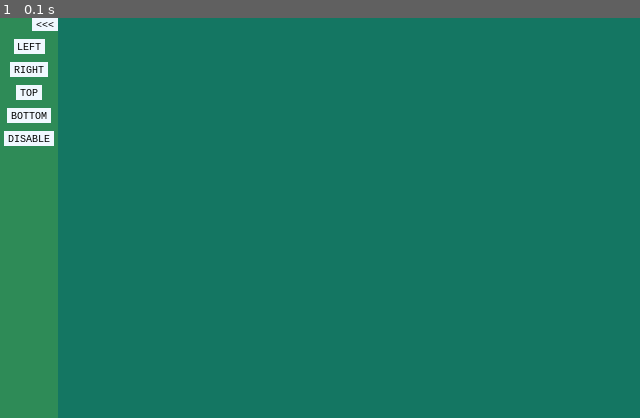
Above: before the commit, frame 1.
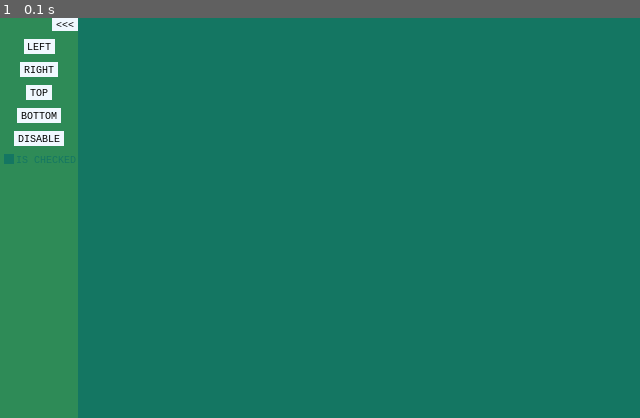
Above: after the commit, the same moment.

Repository: alexetsnyder/OuroborosPython
Game: pygame game, started from Pygame/Maps/IslandMaps/controls.py
Same seed, same stepped clock (60 frames per second), same inputs: the game is played once before the commit and once after it.
Inputs:
- Up to frame 1 (0.1 s): no input

The runs differ from the first frame. In frame 1, 4.0% of the frame differs, in the area x 0-13%, y 0-100%.

Commit message:
Reworte go to fix CheckBox
Checkbox transparancy from a prevous project doesn't work here, so I rewrote the rect class to work, but needs to have the disabled, and enabled colors set correctly.

Diff:
--- a/Pygame/Maps/IslandMaps/controls.py
+++ b/Pygame/Maps/IslandMaps/controls.py
@@ -2,35 +2,22 @@
 import go, imp, events
 from structs import *
 
-class Control:
+class Control (go.Rect):
 	def __init__(self, left_top, size, is_visible=True, is_enabled=True, enabled_color=Color.ALICE_BLUE, disabled_color=Color.LIGHT_GREY):
 		self.mw, self.mh = self.margins = (8, 8)
 		self.enabled_color = enabled_color
 		self.disabled_color = disabled_color
 		self.set_enabled(is_enabled)
 		self.set_visibility(is_visible)
+		super().__init__(left_top, size)
 		self.set_size(size)
 		self.set_position(left_top)
 
-	def set_size(self, size):
-		self.w, self.h = self.size = size
-
-	def set_position(self, left_top):
-		self.left, self.top = self.left_top = left_top
-		self.right, self.bottom = self.right_bottom = self.left + self.w, self.top + self.h
-		self.left_bottom = self.left, self.bottom
-		self.right_top = self.right, self.top
-		self.x, self.y = self.center = self.left + self.w // 2, self.top + self.h // 2
-
 	def set_visibility(self, is_visible):
 		self.is_visible = is_visible
 
 	def set_enabled(self, is_enabled):
 		self.is_enabled = is_enabled
-
-	def center_on(self, pos):
-		x, y = pos
-		self.set_position((x - self.w // 2, y - self.h // 2))
 
 	def get_color(self):
 		if self.is_enabled:
@@ -262,6 +249,55 @@
 			for control in self.controls:
 				control.draw(surface)
 
+class CheckBox (Control):
+	def __init__(self, lbl_str, left_top=(0, 0), on_checked=None, color=Color.TEAL_FELT, checked_color=Color.BLACK):
+		self.is_checked = False
+		self.checked_color = checked_color
+		self.on_checked = on_checked
+		self.font_info = go.FontInfo(font_size=10, font_color=Color.BLACK)
+		self.lbl_text = go.RenderText(lbl_str, self.font_info)
+		self.check_box = go.Rect(left_top, (10, 10), color=color, width=1)
+		self.fill_box = go.Rect(left_top, (10, 10), color=checked_color)
+		super().__init__(left_top, tuple(x + 10 for x in self.lbl_text.size), enabled_color=color)
+		self.wire_events()
+
+	def wire_events(self):
+		imp.IMP().add_listener(events.MouseLeftButtonDownEvent().listen(self.on_mouse_left_button_down))
+
+	def set_position(self, left_top):
+		super().set_position(left_top)
+		self.check_box.set_position(left_top)
+		self.fill_box.set_position(left_top)
+		self.lbl_text.set_position((self.left + 12, self.top))
+		self.lbl_text.center_on((self.lbl_text.x, self.check_box.y))
+
+	def set_text(self, text):
+		self.lbl_text.set_text(text)
+		self.set_size(tuple(x + 10 for x in self.lbl_text.size))
+
+	def set_onchecked(self, method):
+		self.on_checked = method
+
+	def on_mouse_left_button_down(self, event):
+		if self.check_box.is_within(event.pos):
+			self.checked(event)
+
+	def checked(self, event):
+		if self.is_enabled and self.is_visible:
+			self.is_checked = not self.is_checked
+			if not self.on_checked == None:
+				self.on_checked(event)
+
+	def draw(self, surface):
+		if self.is_visible:
+			self.check_box.set_color(self.get_color())
+			self.lbl_text.set_color(self.get_color())
+			self.check_box.draw(surface)
+			if self.is_checked:
+				self.fill_box.set_color(self.get_color())
+				self.fill_box.draw(surface)
+			self.lbl_text.draw(surface)
+
 if __name__=='__main__':
 	import pygame
 	import unit_test as ut
@@ -273,6 +309,7 @@
 	btn_top = Button('TOP')
 	btn_bottom = Button('BOTTOM')
 	btn_enable = Button('DISABLE')
+	chk_box = CheckBox('IS CHECKED', on_checked=lambda event: print('OnChecked'))
 
 	controls = []
 	controls.append(btn_left)
@@ -280,6 +317,7 @@
 	controls.append(btn_top)
 	controls.append(btn_bottom)
 	controls.append(btn_enable)
+	controls.append(chk_box)
 	sidebar = SideBar(controls, WindowSide.LEFT)
 
 	def set_left(event):
@@ -304,6 +342,7 @@
 		btn_top.set_enabled(not btn_top.is_enabled)
 		btn_bottom.set_enabled(not btn_bottom.is_enabled)
 		btn_enable.set_text('ENABLE' if not btn_left.is_enabled else 'DISABLE')
+		chk_box.set_enabled(not chk_box.is_enabled)
 	btn_enable.on_click = toggle_enable
 
 	unit_test.register([sidebar])
--- a/Pygame/Maps/IslandMaps/go.py
+++ b/Pygame/Maps/IslandMaps/go.py
@@ -2,48 +2,33 @@
 import pygame
 from pygame import freetype
 from structs import *
-from geo import plottable, Vector
 
-@plottable
-class BasicShape:
-	def __init__(self, color, is_visible=True):
-		self.surface = pygame.Surface(self.size)
-		self.set_color(color)
-		self.set_visibility(is_visible)
+class Rect:
+	def __init__(self, left_top, size, color=Color.SILVER, width=0):
+		self.width = width
+		self.color = color
+		self.set_size(size)
+		self.set_position(left_top)
 
 	def set_size(self, size):
-		if hasattr(self, 'surface'):
-			self.surface = pygame.Surface(size)
+		self.w, self.h = self.size = size
+
+	def set_position(self, left_top):
+		self.left, self.top = self.left_top = left_top
+		self.right, self.bottom = self.right_bottom = self.left + self.w, self.top + self.h
+		self.left_bottom = self.left, self.bottom
+		self.right_top = self.right, self.top
+		self.x, self.y = self.center = self.left + self.w // 2, self.top + self.h // 2
+
+	def center_on(self, pos):
+		x, y = pos
+		self.set_position((x - self.w // 2, y - self.h // 2))
 
 	def set_color(self, color):
 		self.color = color
 
-	def set_visibility(self, is_visible):
-		if not is_visible:
-			self.surface.set_alpha(0)
-		else:
-			self.surface.set_alpha(255)
-		self.is_visible = is_visible
-
-	def update(self):
-		pass
-
-	def clear(self, color):
-		self.surface.fill(color)
-
-	def draw_at(self, surface, position):
-		x, y = position
-		surface.blit(self.surface, (int(x), int(y)))
-		self.clear(Color.BLACK)
-
-	def draw(self, surface):
-		surface.blit(self.surface, pygame.Rect((int(self.left), int(self.top)), (int(self.w), int(self.h))))
-		self.clear(Color.BLACK)
-
-class Rect (BasicShape):
-	def __init__(self, left_top, size, width=0, color=Color.SILVER, is_visible=True):
-		self.border_width = width
-		super().__init__(left_top, size, color, is_visible)
+	def get_area(self):
+		return self.w * self.h
 
 	def is_within(self, position):
 		x1, y1 = position
@@ -64,18 +49,9 @@
 		top = max(self.top, r2.top)
 		return Rect((left, top), (right - left, bottom - top))
 
-	def get_area(self):
-		return self.w * self.h
+	def draw(self, surface):
+		pygame.draw.rect(surface, self.color, pygame.Rect(self.left_top, self.size))
 
-	def draw_at(self, surface, position):
-		pygame.draw.rect(self.surface, self.color, pygame.Rect((0, 0), (int(self.w), int(self.h))), self.border_width)
-		self.set_visibility(self.is_visible)
-		super().draw_at(surface, position)
-
-	def draw(self, surface):
-		pygame.draw.rect(self.surface, self.color, pygame.Rect((0, 0), (int(self.w), int(self.h))), self.border_width)
-		self.set_visibility(self.is_visible)
-		super().draw(surface)
 
 class FontInfo:
 	def __init__(self, font_size=20, font_color=Color.SILVER, font_name='lucidaconsole'):
@@ -83,23 +59,14 @@
 		self.font_size = font_size
 		self.font_color = font_color
 
-class RenderText (BasicShape):
-	def __init__(self, text_str, font_info=FontInfo(), is_visible=True):
+class RenderText (Rect):
+	def __init__(self, text_str, font_info=FontInfo()):
 		if not freetype.get_init():
 			freetype.init()
 		self.text_str = text_str
 		self.font_info = font_info
 		self.font = self.create_font()
-		super().__init__((0, 0), self.get_size(), font_info.font_color, is_visible)
-
-	def set_visibility(self, is_visible):
-		self.is_visible = is_visible
-
-	def get_color(self):
-		if self.is_visible:
-			return self.color
-		else:
-			return Color.TRANSPARENT
+		super().__init__((0, 0), self.get_size(), color=font_info.font_color)
 
 	def create_font(self):
 		return freetype.SysFont(self.font_info.font_name, self.font_info.font_size)
@@ -110,6 +77,10 @@
 
 	def set_font_size(self, value):
 		self.font_info.font_size = value
+		self.font = self.create_font()
+
+	def set_font_name(self, font):
+		self.font_info.font_name = font
 		self.font = self.create_font()
 
 	def set_font_info(self, font_info):
@@ -123,8 +94,5 @@
 	def get_font_size(self):
 		return self.font_info.font_size
 
-	def draw_at(self, surface, position):
-		self.font.render_to(surface, position, self.text_str, self.get_color())
-
 	def draw(self, surface):
-		self.font.render_to(surface, self.left_top, self.text_str, self.get_color())
+		self.font.render_to(surface, self.left_top, self.text_str, self.color)
--- a/Pygame/Maps/IslandMaps/other_controls.py
+++ b/Pygame/Maps/IslandMaps/other_controls.py
@@ -3,70 +3,6 @@
 import go, imp, events
 from geo import plottable
 from structs import *
-
-class CheckBox (Control):
-	def __init__(self, lbl_str, left_top=(0, 0), on_checked=None, is_checked=False, color=Color.TEAL_FELT, checked_color=Color.BLACK):
-		self.is_checked = is_checked
-		self.color = color
-		self.checked_color = checked_color
-		self.is_active = False
-		self.is_enabled = True
-		self.is_visible = True
-		self.on_checked = on_checked
-		self.font_info = go.FontInfo(font_size=10, font_color=Color.BLACK)
-		self.lbl_text = go.RenderText(lbl_str, self.font_info)
-		self.check_box = go.Rect(left_top, (10, 10), color=color, width=1)
-		self.fill_box = go.Rect(left_top, (10, 10), color=checked_color)
-		super().__init__(left_top, (0, 0), default_size=tuple(x + 10 for x in self.lbl_text.size))
-		self.wire_events()
-
-	def wire_events(self):
-		imp.IMP().add_listener(events.MouseLeftButtonDownEvent().listen(self.on_mouse_left_button_down))
-
-	def set_position(self, left_top):
-		super().set_position(left_top)
-		self.check_box.set_position(left_top)
-		self.fill_box.set_position(left_top)
-		self.lbl_text.set_position((self.left + 12, self.top + self.lbl_text.h // 8))
-
-	def set_text(self, text):
-		self.lbl_text.set_text(text)
-		self.set_default(tuple(x + 10 for x in self.lbl_text.size))
-
-	def set_onchecked(self, method):
-		self.on_checked = method
-
-	def on_mouse_left_button_down(self, event):
-		if self.check_box.is_within(event.pos):
-			self.checked(event)
-
-	def checked(self, event):
-		if self.is_enabled and self.is_visible:
-			self.is_checked = not self.is_checked
-			if not self.on_checked == None:
-				self.on_checked(event)
-
-	def set_enabled(self, is_enabled):
-		self.is_enabled = is_enabled
-		if self.is_enabled:
-			self.check_box.set_color(Color.BLACK)
-			self.fill_box.set_color(Color.BLACK)
-		else:
-			self.check_box.set_color(Color.GREY)
-			self.fill_box.set_color(Color.GREY)
-
-	def set_visibility(self, is_visible):
-		self.is_visible = is_visible
-		self.lbl_text.set_visibility(is_visible)
-		self.check_box.set_visibility(is_visible)
-		self.fill_box.set_visibility(is_visible)
-
-	def draw(self, surface):
-		self.check_box.draw(surface)
-		if self.is_checked:
-			self.fill_box.draw(surface)
-		self.lbl_text.draw(surface)
-		super().draw(surface)
 
 class StopWatch (Control):
 	def __init__(self, left_top=(0, 0), color=Color.BLACK, digit_color=Color.RED):
